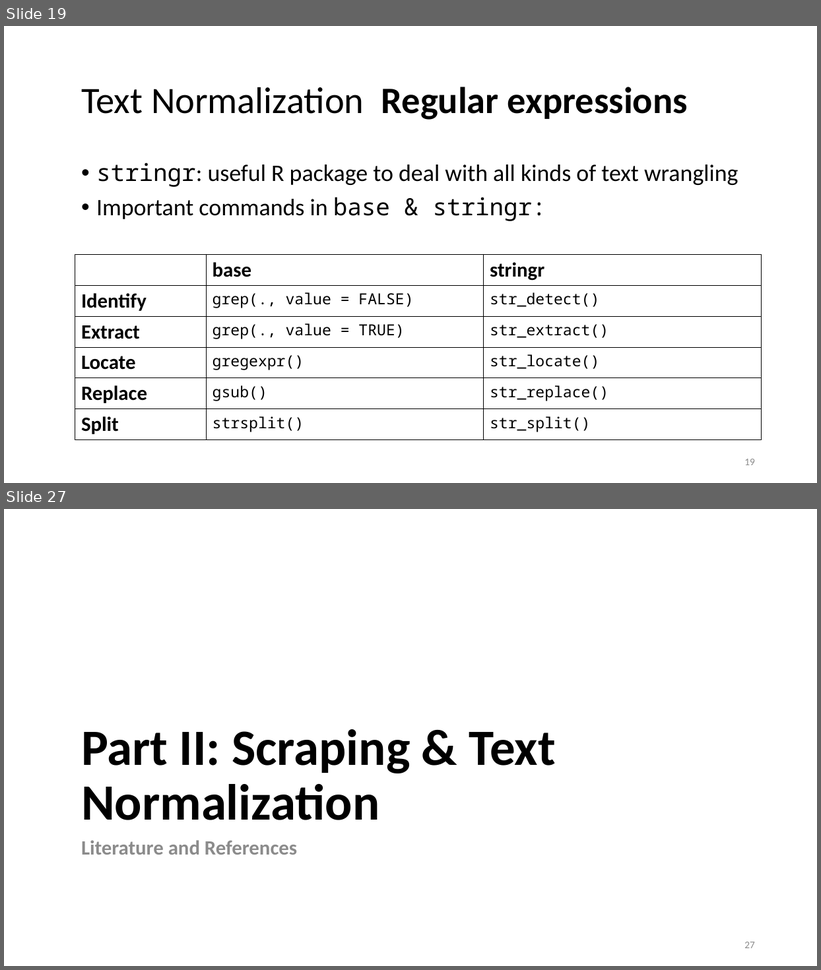
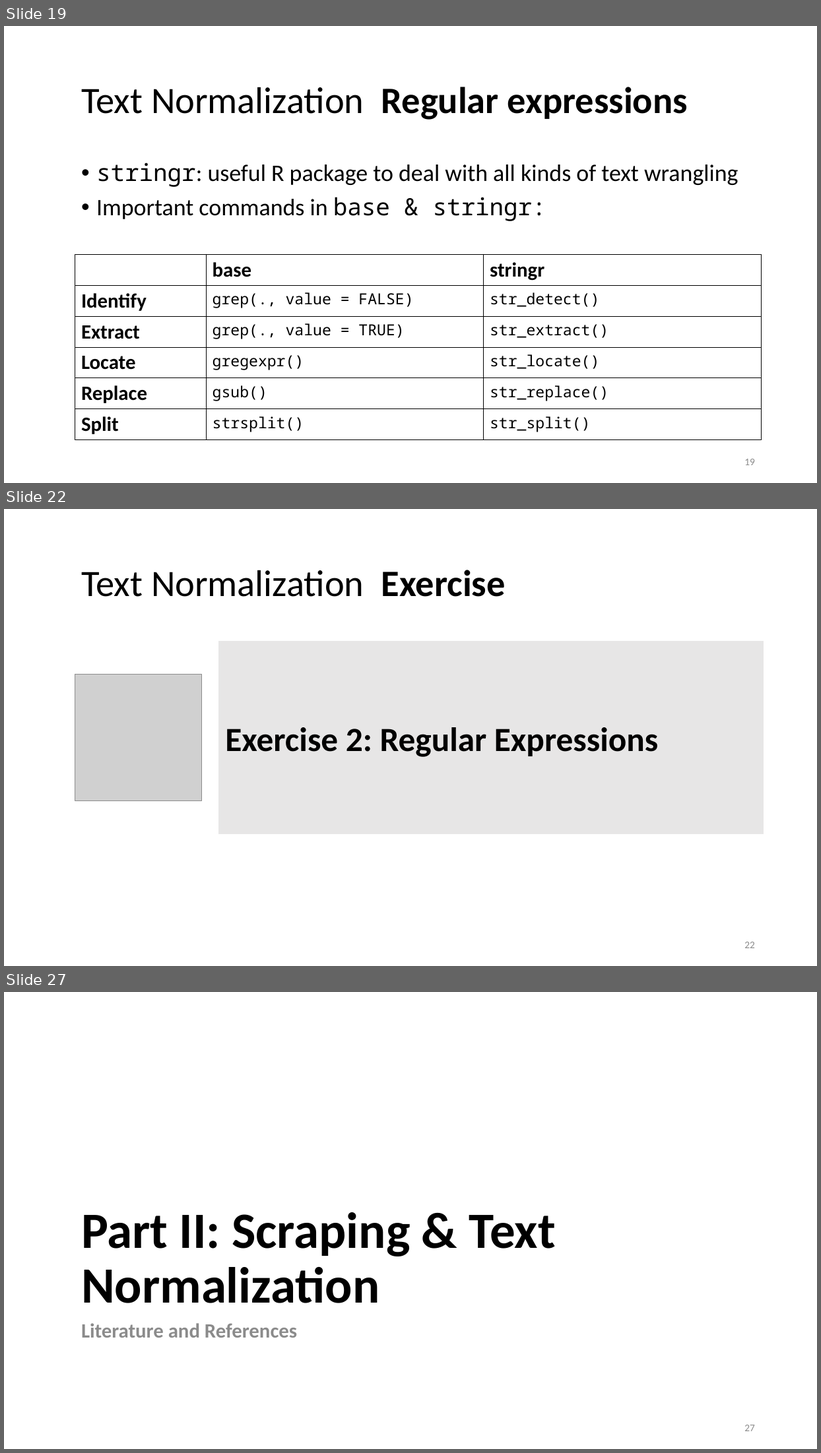
Before and after one commit to lisa-wm/consulting, a slide deck: 5_seminar/Contents_Part_02/slides/Präsentation_Teil2_Lisa.pptx. Shown one above the other, each under a label of ours: slides 19 and 27 before the commit, slides 19, 22 and 27 after it; the slides between them are not shown. The pictures are 821x970 and 821x1453 pixels, drawn with LibreOffice and Linux fonts; fonts in the diff are those of the drawing; grey boxes stand for pictures. Boxes give left, top, right and bottom in pixels: in the first picture for what was removed or moved away, otherwise in the second. Text is boxed around its words. In the diff, an @@ line names an element or a change of style, - is before the commit and + after.

```diff
--- a/5_seminar/Contents_Part_02/slides/Präsentation_Teil2_Lisa.pptx
+++ b/5_seminar/Contents_Part_02/slides/Präsentation_Teil2_Lisa.pptx
@@ slide 22 added at bbox=[4, 509, 817, 966], background #FFFFFF @@
@@ title added at bbox=[81, 570, 506, 597], 44 pt, text #000000 @@
+Text Normalization Exercise
@@ rectangle added at bbox=[219, 642, 764, 834], fill #E7E6E6, outline #E7E6E6 1.5 pt, 40 pt, text #000000, bold @@
+Exercise 2: Regular Expressions
@@ picture added at bbox=[75, 674, 201, 801] @@
@@ page number added at bbox=[745, 942, 755, 949], 12 pt, text #8C8C8C @@
+22
```
Also in this commit, not shown: 6 slides changed, 1 slide removed.
